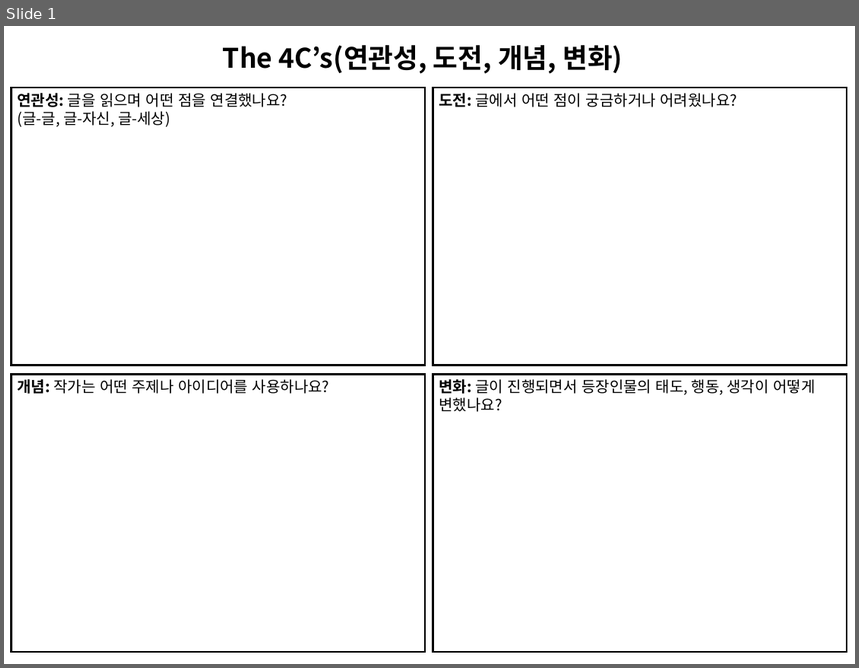
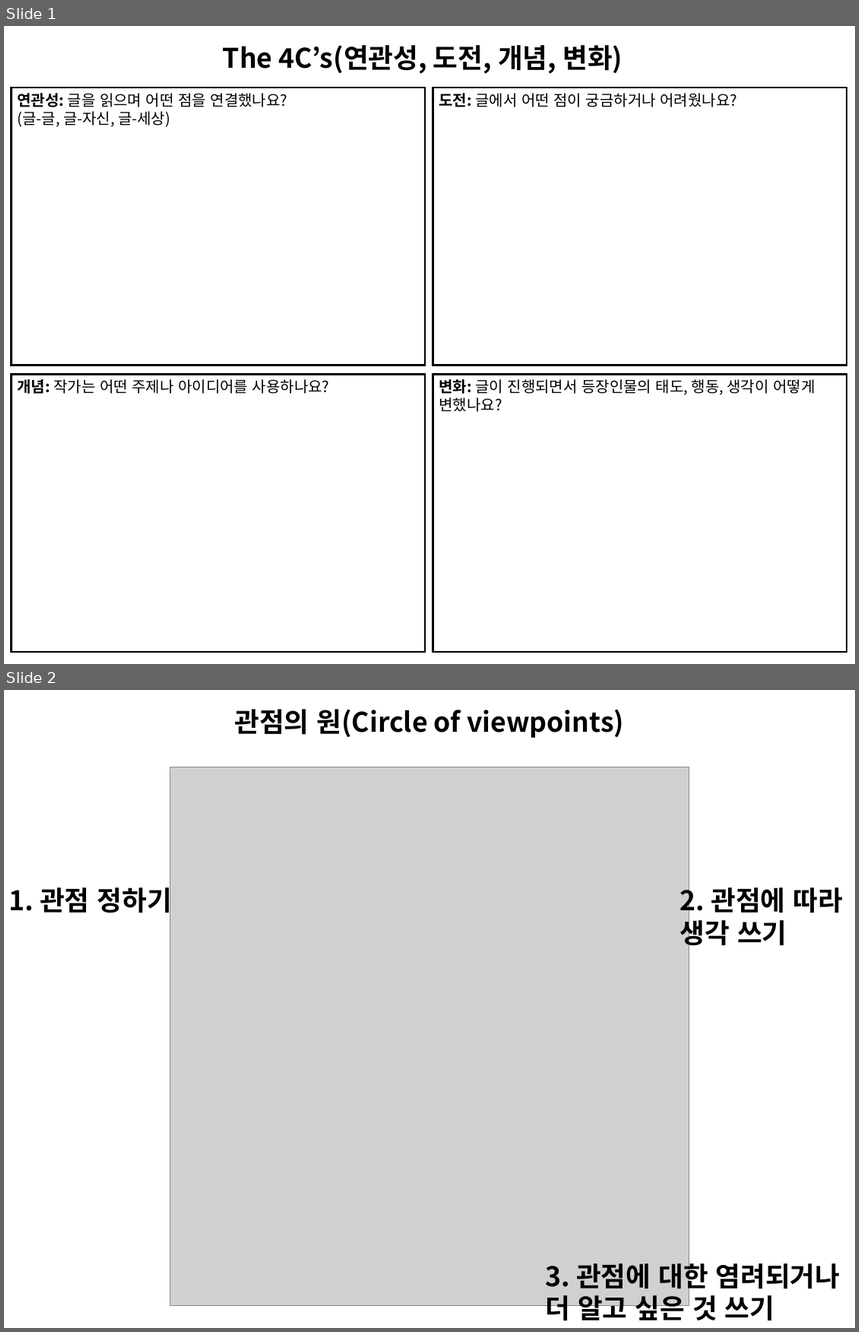
Before and after one commit to qo1598/thinking_routines, a slide deck: 사고루틴 템플릿.pptx. Shown one above the other, each under a label of ours: slide 1 before the commit, slides 1 and 2 after it. The pictures are 859x668 and 859x1332 pixels, drawn with LibreOffice and Linux fonts; fonts in the diff are those of the drawing; grey boxes stand for pictures. Boxes give left, top, right and bottom in pixels: in the first picture for what was removed or moved away, otherwise in the second. Text is boxed around its words. In the diff, an @@ line names an element or a change of style, - is before the commit and + after.

```diff
--- a/사고루틴 템플릿.pptx
+++ b/사고루틴 템플릿.pptx
@@ slide 2 added at (x1=4, y1=690, x2=855, y2=1328), background #FFFFFF @@
@@ text added at (x1=234, y1=709, x2=624, y2=738), 32 pt, text #000000, bold @@
+관점의 원(Circle of viewpoints)
@@ picture added at (x1=170, y1=767, x2=690, y2=1306) @@
@@ text added at (x1=9, y1=884, x2=172, y2=918), 32 pt, text #000000, bold @@
+1. 관점 정하기
@@ text added at (x1=680, y1=884, x2=842, y2=950), 32 pt, text #000000, bold @@
+2. 관점에 따라 생각 쓰기
@@ text added at (x1=546, y1=1259, x2=841, y2=1326), 32 pt, text #000000, bold @@
+3. 관점에 대한 염려되거나 더 알고 싶은 것 쓰기
```
Also in this commit, not shown: 1 other file.
